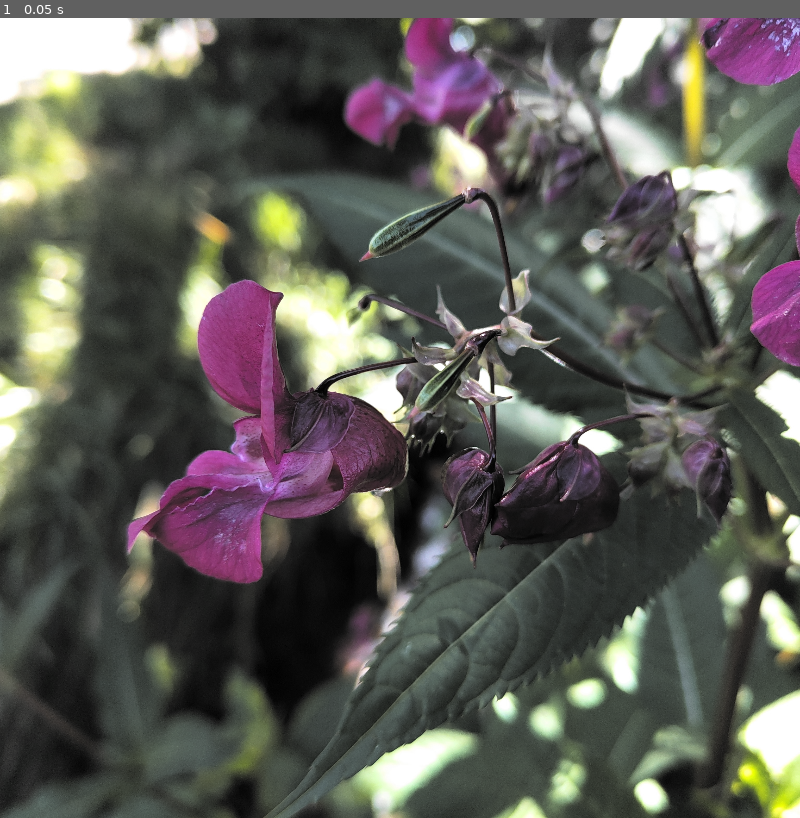
Above: before the commit, frame 1.
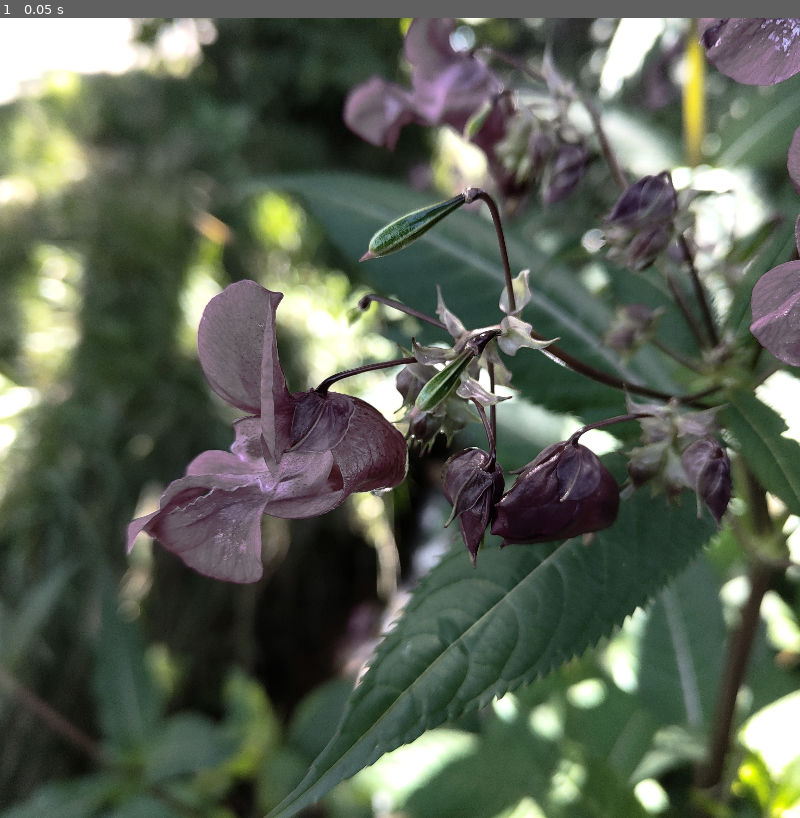
Above: after the commit, the same moment.

Repository: voidxptr/shaders
Game: Godot game, scene res://src/saturationMasking/saturation_masking.tscn
The game is run twice, just before and just after one commit, with the same random seed, the same clock (stepped at 60 frames per second) and the same inputs. This scene is started directly instead of the project's main scene.
Inputs:
- Up to frame 1 (0.05 s): no input

The runs differ from the first frame. In frame 1, 4.8% of the frame differs, in the area x 16-100%, y 0-99%.

Commit message:
Added mask color overlay

Diff:
--- a/src/saturationMasking/saturation_masking.gdshader
+++ b/src/saturationMasking/saturation_masking.gdshader
@@ -2,22 +2,26 @@
 
 uniform sampler2D SCREEN_TEXTURE:hint_screen_texture,  filter_linear;
 
+group_uniforms masking_color;
+uniform bool mask_by_col = true;
+uniform vec3 mask_by_col_color:source_color;
+uniform bool mask_by_col_inv = false;
+
 group_uniforms masking_sat;
-uniform bool mask_by_sat = true;
+uniform bool mask_by_sat = false;
 uniform float mask_by_sat_min:hint_range(0.0, 1.0, 0.01) = 0.6;
 uniform float mask_by_sat_max:hint_range(0.0, 10.0, 0.1) = 6.9;
 uniform bool mask_by_sat_inv = false;
 
 group_uniforms masking_val;
-uniform bool mask_by_val = true;
+uniform bool mask_by_val = false;
 uniform float mask_by_val_min:hint_range(0.0, 1.0, 0.01) = 0.6;
 uniform float mask_by_val_max:hint_range(0.0, 10.0, 0.1) = 6.9;
 uniform bool mask_by_val_inv = false;
 
-group_uniforms masking_color;
-uniform bool mask_by_col = false;
-uniform vec3 mask_by_col_color:source_color;
-uniform bool mask_by_col_inv = false;
+group_uniforms mask_color_overlay;
+uniform bool mask_color_overlay = false;
+uniform vec3 mask_color_color:source_color;
 
 group_uniforms debug;
 uniform bool debug_visual_mask = false;
@@ -94,9 +98,12 @@
 		mask *= clamp(col, 0.0, 1.0);
 	}
 
+	COLOR.rgb = mix(vec3(average(tex.rgb)), tex.rgb, mask);
 
-
-	COLOR.rgb = mix(vec3(average(tex.rgb)), tex.rgb, mask);
+	if(mask_color_overlay)
+	{
+		COLOR.rgb = mix(vec3(average(tex.rgb)), average(tex.rgb) * mask_color_color, mask);
+	}
 
 //	COLOR.rgb = normalize(texblured.rgb);
 
--- a/src/saturationMasking/saturation_masking.tscn
+++ b/src/saturationMasking/saturation_masking.tscn
@@ -5,17 +5,19 @@
 
 [sub_resource type="ShaderMaterial" id="ShaderMaterial_rwvj1"]
 shader = ExtResource("1_1hp1r")
-shader_parameter/mask_by_sat = true
-shader_parameter/mask_by_sat_min = 0.0
-shader_parameter/mask_by_sat_max = 9.0
+shader_parameter/mask_by_col = true
+shader_parameter/mask_by_col_color = Color(0.658824, 0.0941176, 0.462745, 1)
+shader_parameter/mask_by_col_inv = false
+shader_parameter/mask_by_sat = false
+shader_parameter/mask_by_sat_min = 0.6
+shader_parameter/mask_by_sat_max = 6.9
 shader_parameter/mask_by_sat_inv = false
-shader_parameter/mask_by_val = true
-shader_parameter/mask_by_val_min = 0.06
-shader_parameter/mask_by_val_max = 3.3
+shader_parameter/mask_by_val = false
+shader_parameter/mask_by_val_min = 0.6
+shader_parameter/mask_by_val_max = 6.9
 shader_parameter/mask_by_val_inv = false
-shader_parameter/mask_by_col = true
-shader_parameter/mask_by_col_color = Color(0, 0.537255, 0.207843, 1)
-shader_parameter/mask_by_col_inv = false
+shader_parameter/mask_color_overlay = false
+shader_parameter/mask_color_color = Color(0.333333, 0.309804, 0.882353, 1)
 shader_parameter/debug_visual_mask = false
 
 [node name="saturationMasking" type="Node2D"]
